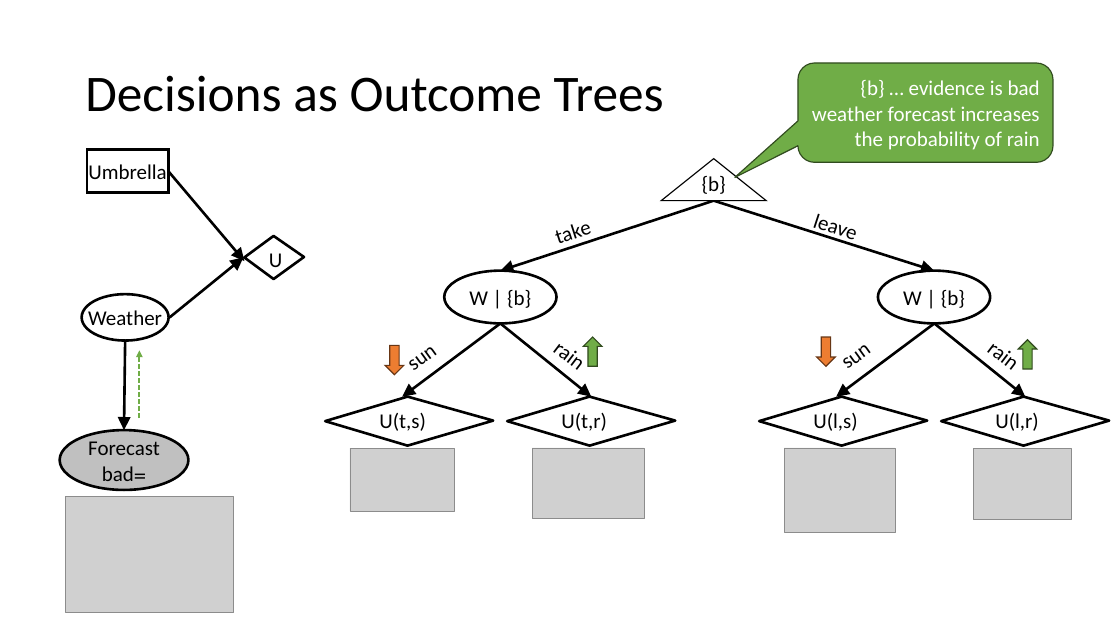
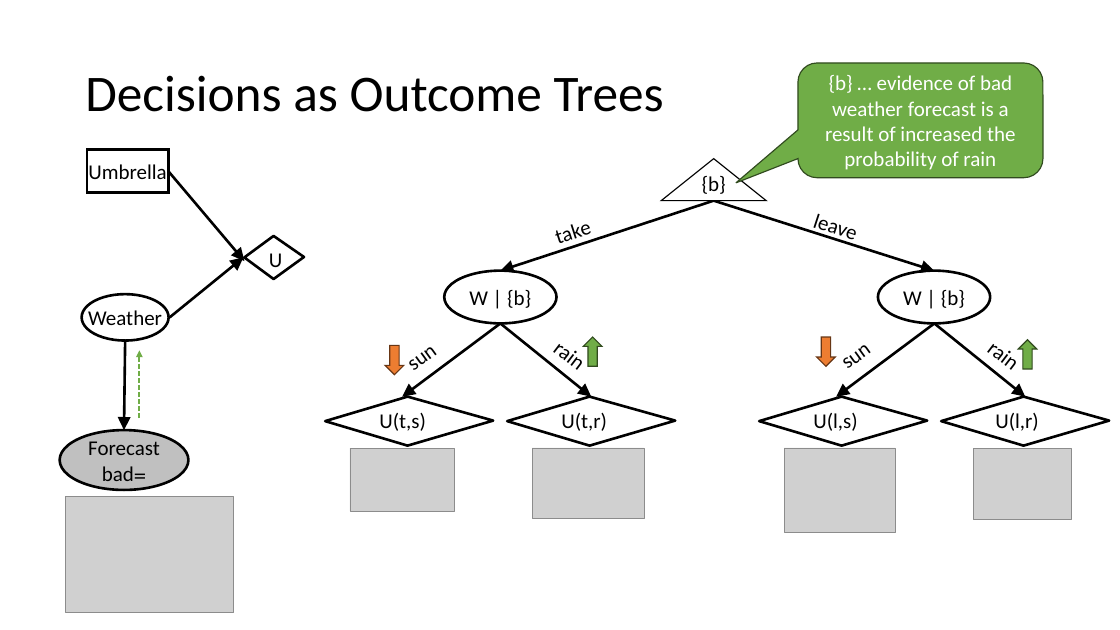
Before and after one commit to mhahsler/CS7320-AI, a slide deck: slide 13 of slides/16_decision_making.pptx. Drawn at 1120x630 pixels with LibreOffice and Linux fonts; fonts in the diff are those of the drawing; grey boxes stand for pictures. Boxes give left, top, right and bottom in pixels: in the first picture for what was removed or moved away, otherwise in the second. Text is boxed around its words. In the diff, an @@ line names an element or a change of style, - is before the commit and + after.

```diff
--- a/slides/16_decision_making.pptx
+++ b/slides/16_decision_making.pptx
@@ rounded speech box "{b} … evidence of bad ...": place and size @@
-rounded speech box "{b} … evidence of bad ..." at bbox=[798, 63, 1054, 162]
+rounded speech box "{b} … evidence of bad ..." at bbox=[798, 63, 1044, 178]
@@ rounded speech box "{b} … evidence of bad ..." at bbox=[798, 63, 1044, 178]: proportions changed @@
@@ text in rounded speech box at bbox=[825, 75, 1015, 170]: text changed @@
-{b} … evidence is bad weather forecast increases the probability of rain
+{b} … evidence of bad weather forecast is a result of increased the probability of rain
```
Also in this commit, not shown: 5 other slides changed, 1 slide added, 1 slide removed, 3 other files.
